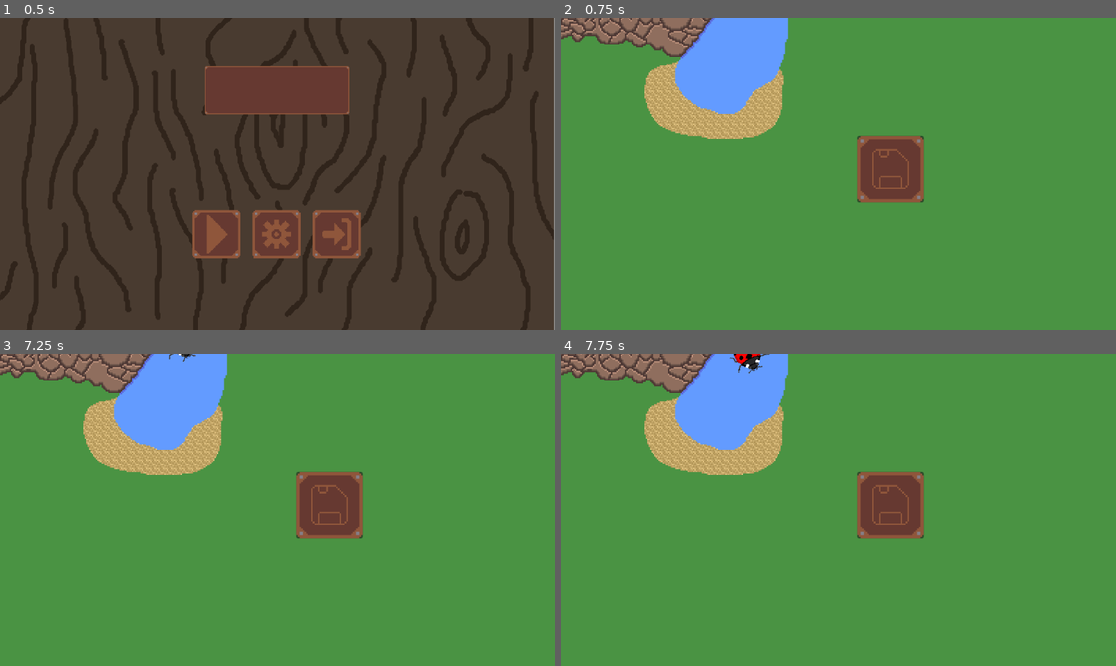
Above: before the commit, frames 1-4 (two rows, left to right).
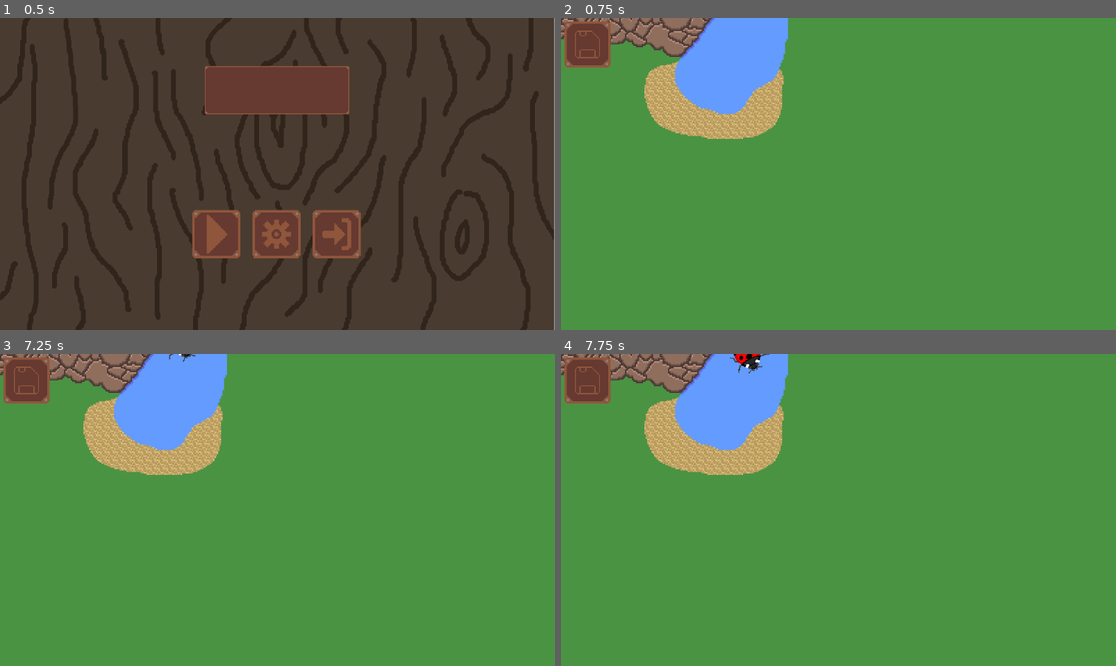
Above: after the commit, the same moments.

Repository: asecas97/Proyecto-bug
Game: Godot game, scene res://Nodes/menu.tscn
Two runs of this game, one before a commit and one after it. Both use one fixed random seed, a clock stepped at 60 frames per second and the inputs below.
Inputs (mouse positions are in pixels of both pictures, inside the frame that each line leads up to; where the layout moved, square brackets give the same spot in the first picture):
- Up to frame 1 (0.5 s): no input
- Up to frame 2 (0.75 s): click (777, 233) at 0.5 s
- Up to frame 3 (7.25 s): click (27, 378) [327, 503] at 1.25 s; click (27, 378) [327, 503] at 2 s; click (27, 378) [327, 503] at 2.75 s; tap Enter at 3.5, 5, 6.5 s; move the mouse to (399, 494) at 3.52 s; click (399, 494) at 3.67 s; tap Space at 4.25, 5.75 s; move the mouse to (166, 525) at 4.27 s; click (166, 525) at 4.42 s; move the mouse to (333, 441) at 5.02 s; click (333, 441) at 5.17 s; move the mouse to (249, 572) at 5.77 s; click (249, 572) at 5.92 s; move the mouse to (444, 556) at 6.52 s; click (444, 556) at 6.67 s
- Up to frame 4 (7.75 s): tap Space at 7.25 s; move the mouse to (672, 463) at 7.27 s; click (672, 463) at 7.42 s

Frame 1 is identical in both runs. In frame 2, 3.7% of the frame differs, in the area x 0-66%, y 1-60%; in frame 3, 3.7%; in frame 4, 3.7%.

Commit message:
Add HUB and save info localy
Add the hub to the game
Save info localy from the bugs and food
Try to create more ladybugs y the position of the mouse

Diff:
--- a/Nodes/game.tscn
+++ b/Nodes/game.tscn
@@ -3,7 +3,7 @@
 [ext_resource type="Script" uid="uid://lmmffgdet1qo" path="res://scripts/game_manager.gd" id="1_1sokt"]
 [ext_resource type="Script" uid="uid://cgy6rcwi6lgho" path="res://scripts/camera_2d.gd" id="2_wi60h"]
 [ext_resource type="PackedScene" uid="uid://vrlamuhgrn7g" path="res://Nodes/Foods/carnivore_food.tscn" id="3_424rh"]
-[ext_resource type="Texture2D" uid="uid://cjc1yrsghigka" path="res://Resources/save.png" id="3_fhu7r"]
+[ext_resource type="PackedScene" uid="uid://dfiual5k3gba3" path="res://Nodes/hub.tscn" id="3_fhu7r"]
 [ext_resource type="PackedScene" uid="uid://q3wdjqi0mnhi" path="res://Nodes/Foods/hervibore_food.tscn" id="4_fhu7r"]
 [ext_resource type="PackedScene" uid="uid://dltgmwnwy3bdt" path="res://Nodes/Bugs/ladybug.tscn" id="4_y4gxr"]
 [ext_resource type="PackedScene" uid="uid://dua71gp0fo107" path="res://Nodes/Bugs/longhorn_beetle.tscn" id="6_deiy4"]
@@ -23,7 +23,7 @@
 outlines = Array[PackedVector2Array]([PackedVector2Array(401, 402, -402, 402, -402, -398, 401, -401)])
 agent_radius = 0.0
 
-[node name="Game" type="Node2D" unique_id=1853252840 groups=["Persist"]]
+[node name="Game" type="Node2D" unique_id=1853252840]
 
 [node name="GameManager" type="Node" parent="." unique_id=128834720]
 unique_name_in_owner = true
@@ -66,33 +66,22 @@
 limit_bottom = 400
 script = ExtResource("2_wi60h")
 
-[node name="Button" type="Button" parent="Camera2D" unique_id=692075192]
-z_index = 1
-offset_left = 27.0
-offset_top = -55.0
-offset_right = 123.0
-offset_bottom = 41.0
-
-[node name="TextureRect" type="TextureRect" parent="Camera2D/Button" unique_id=789065330]
-layout_mode = 0
-offset_right = 96.0
-offset_bottom = 96.0
-texture = ExtResource("3_fhu7r")
+[node name="HUB" parent="Camera2D" unique_id=974065852 instance=ExtResource("3_fhu7r")]
 
 [node name="Foods" type="Node" parent="." unique_id=676520875]
 
-[node name="CarnivoreFood" parent="Foods" unique_id=1666708513 instance=ExtResource("3_424rh")]
+[node name="CarnivoreFood" parent="Foods" unique_id=1666708513 groups=["Persist"] instance=ExtResource("3_424rh")]
 position = Vector2(-271, -280)
 
-[node name="HerviboreFood" parent="Foods" unique_id=93938981 instance=ExtResource("4_fhu7r")]
+[node name="HerviboreFood" parent="Foods" unique_id=93938981 groups=["Persist"] instance=ExtResource("4_fhu7r")]
 position = Vector2(-199, -274)
 
 [node name="Bugs" type="Node" parent="." unique_id=1915198742]
 
-[node name="Ladybug" parent="Bugs" unique_id=980974651 instance=ExtResource("4_y4gxr")]
+[node name="Ladybug" parent="Bugs" unique_id=980974651 groups=["Persist"] instance=ExtResource("4_y4gxr")]
 position = Vector2(-186, -340)
 
-[node name="LonghornBeetle" parent="Bugs" unique_id=1444678602 instance=ExtResource("6_deiy4")]
+[node name="LonghornBeetle" parent="Bugs" unique_id=1444678602 groups=["Persist"] instance=ExtResource("6_deiy4")]
 position = Vector2(-324, -352)
 
 [node name="NavigationRegion2D" type="NavigationRegion2D" parent="." unique_id=288474848]
--- /dev/null
+++ b/Nodes/hub.gd
@@ -0,0 +1,6 @@
+extends CanvasLayer
+
+@onready var game_manager: Node = %GameManager
+
+func _on_button_pressed() -> void:
+	game_manager.save_game()
--- /dev/null
+++ b/Nodes/hub.tscn
@@ -0,0 +1,24 @@
+[gd_scene format=3 uid="uid://dfiual5k3gba3"]
+
+[ext_resource type="Texture2D" uid="uid://cjc1yrsghigka" path="res://Resources/save.png" id="1_aiynv"]
+[ext_resource type="Script" uid="uid://cgemfihepobev" path="res://Nodes/hub.gd" id="1_en34b"]
+
+[node name="HUB" type="CanvasLayer" unique_id=974065852]
+script = ExtResource("1_en34b")
+
+[node name="Button" type="Button" parent="." unique_id=1709429802]
+z_index = 1
+offset_left = 10.0
+offset_top = 10.0
+offset_right = 100.0
+offset_bottom = 100.0
+
+[node name="TextureRect" type="TextureRect" parent="Button" unique_id=2126026415]
+layout_mode = 0
+offset_left = -3.0
+offset_top = -3.0
+offset_right = 93.0
+offset_bottom = 93.0
+texture = ExtResource("1_aiynv")
+
+[connection signal="pressed" from="Button" to="." method="_on_button_pressed"]
--- a/project.godot
+++ b/project.godot
@@ -43,11 +43,6 @@
 , Object(InputEventKey,"resource_local_to_scene":false,"resource_name":"","device":-1,"window_id":0,"alt_pressed":false …(183 unchanged characters)…
 ]
 }
-save={
-"deadzone": 0.2,
-"events": [Object(InputEventKey,"resource_local_to_scene":false,"resource_name":"","device":-1,"window_id":0,"alt_pressed":false,"shift_pressed":false,"ctrl_pressed":true,"meta_pressed":false,"pressed":false,"keycode":0,"physical_keycode":83,"key_label":0,"unicode":0,"location":0,"echo":false,"script":null)
-]
-}
 
 [rendering]
 
--- a/scripts/game_manager.gd
+++ b/scripts/game_manager.gd
@@ -1,8 +1,15 @@
 extends Node
 
+var preload_bug: PackedScene
+
+func _ready() -> void:
+	preload_bug = preload("res://Nodes/Bugs/ladybug.tscn")
+
 # Called when the node enters the scene tree for the first time.
-func _ready() -> void:
-	pass
+func _process(delta: float) -> void:
+	if Input.is_mouse_button_pressed(MOUSE_BUTTON_MIDDLE):
+		#test_add_food()
+		test_add_food(get_viewport().get_mouse_position())
 
 func eat(comida: Food, voracity: int) -> int:
 	if(comida.health_component.value < voracity):
@@ -31,6 +38,7 @@
 
 func save_game():
 	var save_file = FileAccess.open("user://savegame.save", FileAccess.WRITE)
+	print(save_file.get_path_absolute())
 	var save_nodes = get_tree().get_nodes_in_group("Persist")
 	for node in save_nodes:
 		# Check the node is an instanced scene so it can be instanced again during load.
@@ -51,3 +59,11 @@
 
 		# Store the save dictionary as a new line in the save file.
 		save_file.store_line(json_string)
+		print("Saved data")
+
+func test_add_food(p:Vector2):
+#func test_add_food():
+	var bug = preload_bug.instantiate()
+	add_child(bug)
+	bug.position.x = p[0]
+	bug.position.y = p[1]
Not shown, added: Nodes/hub.gd.uid
